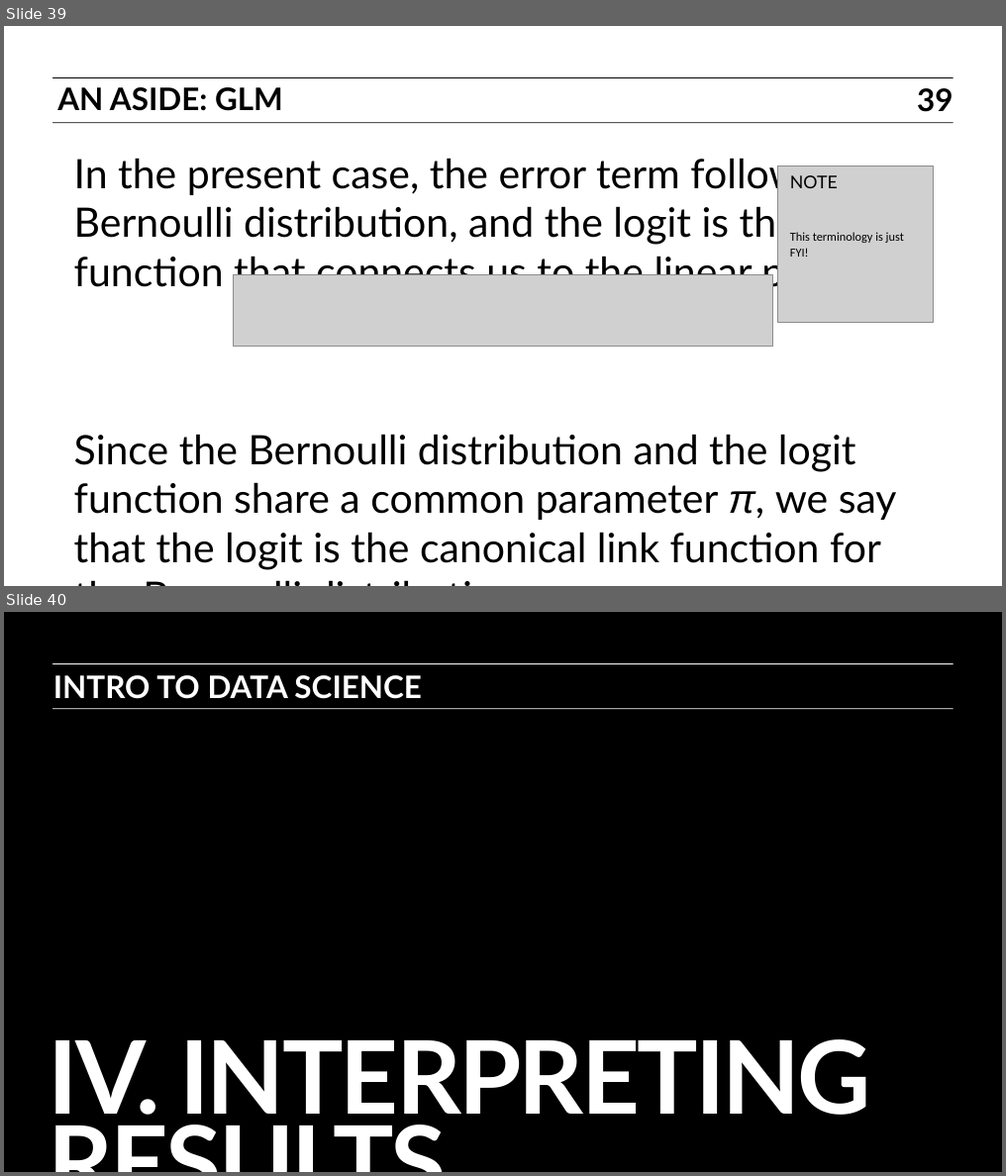
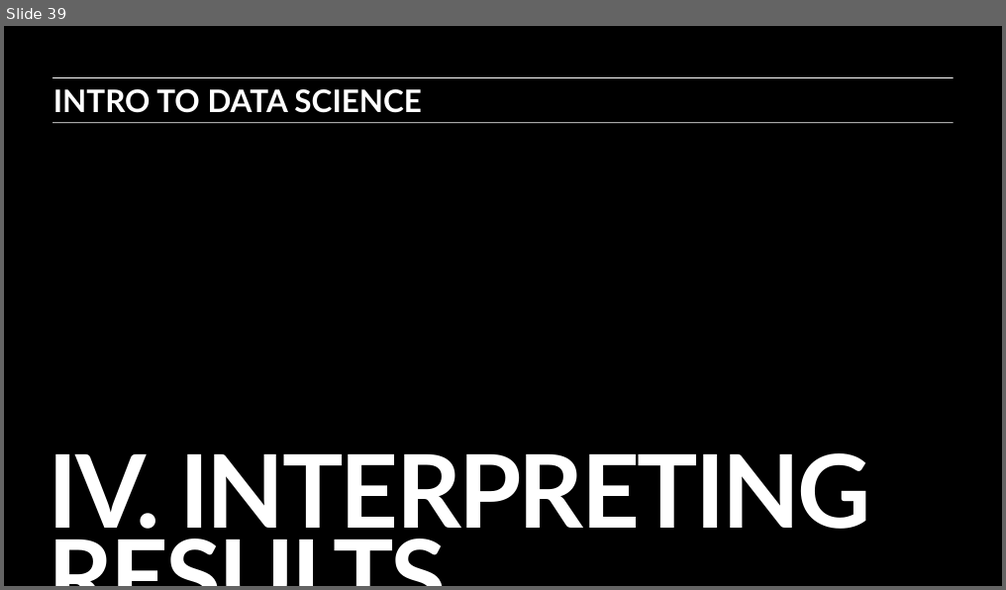
Before and after one commit to ajschumacher/gadsdc, a slide deck: 09-logistic/slides.pptx. Shown one above the other, each under a label of ours: slides 39 and 40 before the commit, slide 39 after it. The pictures are 1006x1176 and 1006x590 pixels, drawn with LibreOffice and Linux fonts; fonts in the diff are those of the drawing; grey boxes stand for pictures. Boxes give left, top, right and bottom in pixels: in the first picture for what was removed or moved away, otherwise in the second. Text is boxed around its words. In the diff, an @@ line names an element or a change of style, - is before the commit and + after.

Commit message:
defensible canonical link exp

```diff
--- a/09-logistic/slides.pptx
+++ b/09-logistic/slides.pptx
@@ slide 39 removed at (4, 26, 1002, 586), background #FFFFFF @@
@@ line removed from (53, 77) to (953, 77) @@
@@ text removed at (57, 87, 283, 111) @@
-AN ASIDE: GLM
@@ page number removed at (917, 88, 952, 112) @@
-39
@@ line removed from (53, 122) to (953, 122) @@
@@ text removed at (74, 153, 932, 570) @@
-In the present case, the error term follows a Bernoulli distribution, and the logit is the link function that connects us to the linear predictor.
-Since the Bernoulli distribution and the logit function share a common parameter π, we say that the logit is the canonical link function for the Bernoulli distribution.
@@ picture removed at (778, 167, 934, 322) @@
@@ text removed at (790, 175, 838, 188) @@
-NOTE
@@ text removed at (790, 232, 904, 257) @@
-This terminology is just FYI!
@@ picture removed at (233, 275, 773, 348) @@
@@ what was slide 40 is now slide 39 @@
```
Also in this commit, not shown: 1 slide changed.
